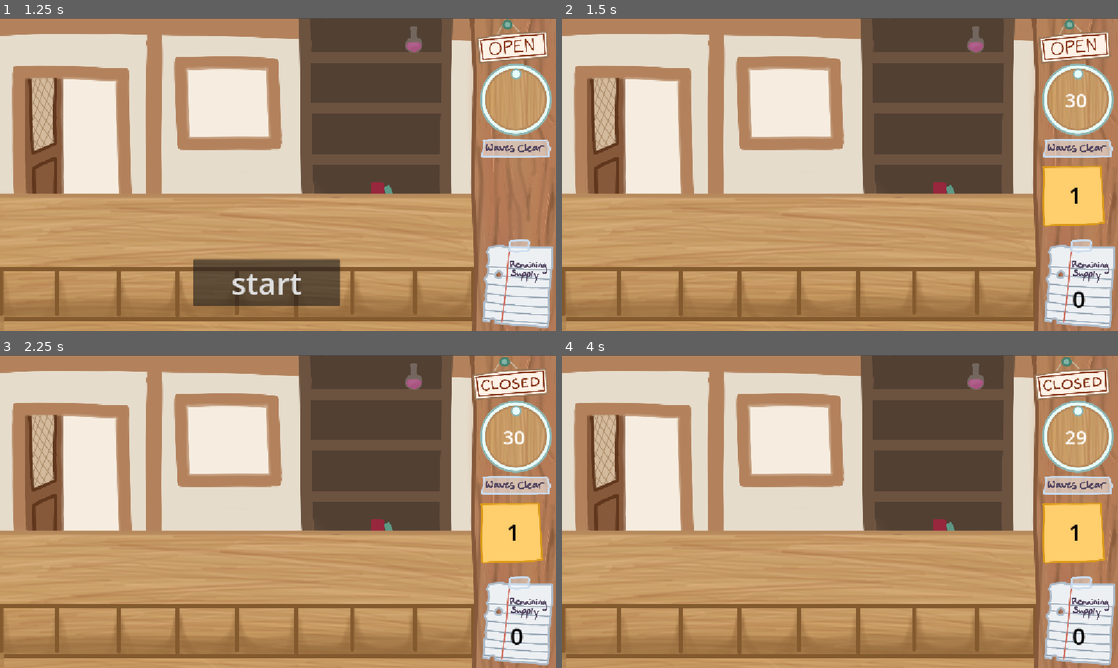
Above: before the commit, frames 1-4 (two rows, left to right).
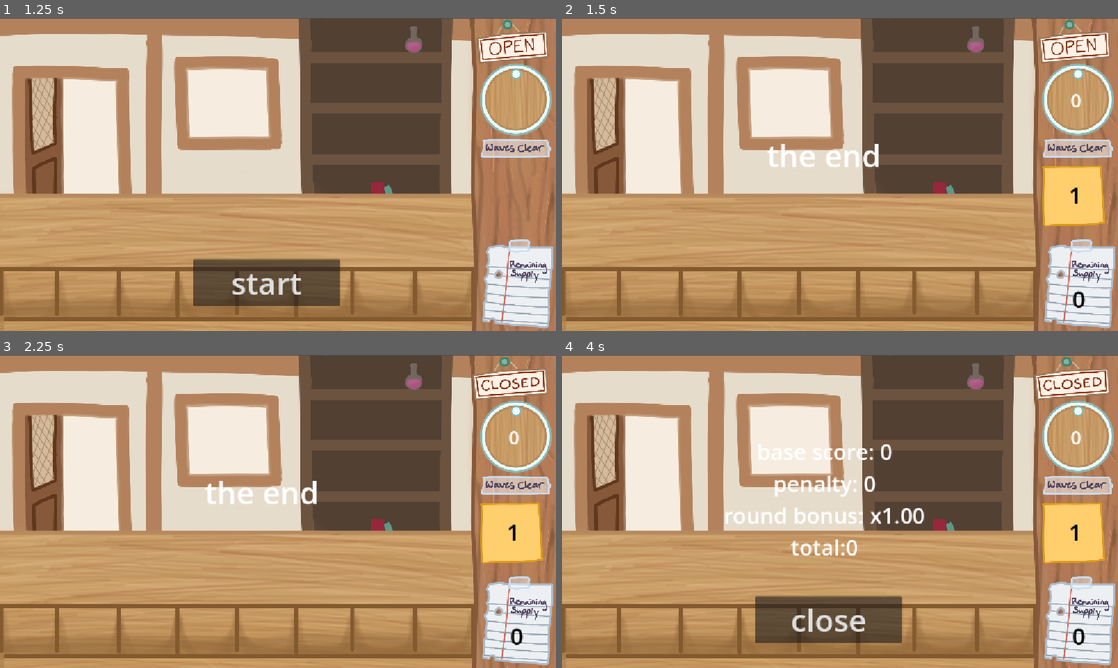
Above: after the commit, the same moments.

Repository: clairewsu/game
Game: Godot game, scene res://scripts/bigmain.tscn
Same seed, same stepped clock (60 frames per second), same inputs: the game is played once before the commit and once after it.
Inputs (mouse positions are in pixels of both pictures, inside the frame that each line leads up to):
- Up to frame 1 (1.25 s): click "open" at 0.5 s
- Up to frame 2 (1.5 s): click "start" at 1.25 s
- Up to frame 3 (2.25 s): click (505, 380) at 2 s
- Up to frame 4 (4 s): tap Enter (enter) at 2.75 s; move the mouse to (962, 495) at 2.77 s; hold Left (l) 2.78-3.5 s; click (962, 495) at 3.05 s; tap Space at 3.5 s; drag from (728, 527) to (812, 574) at 3.52 s

Frame 1 is identical in both runs. In frame 2, 0.6% of the frame differs, in the area x 36-95%, y 24-48%; in frame 3, 0.6%; in frame 4, 5.8%, in the area x 29-95%, y 24-92%.

Commit message:
multi request and other fixes

Diff:
--- a/scripts/guy.gd
+++ b/scripts/guy.gd
@@ -1,6 +1,7 @@
 extends Area2D
 class_name guy
 @export var color_id=0
+var colorlist=[]
 var slots=[Vector2(0,180),Vector2(-50,180),Vector2(50,180),Vector2(-25,200),Vector2(25,200)]
 var slot_occupied=[false,false,false,false,false]
 var textures=[]
@@ -28,16 +29,39 @@
 	$individual.texture=load("res://art/characters/"+tex)
 	add_to_group("guy")
 	idx=get_tree().get_node_count_in_group("guy")-1
-	color_id=randi()%4
-	if color_id==0:
-		$gold.show()
-	if color_id==1:
-		$green.show()
-	if color_id==2:
-		$blue.show()
-	if color_id==3:
-		$swirl.show()
-
+	var x=randf()
+	var reqnum=1
+	if x<=.05:
+		reqnum=3
+	elif x<=.15:
+		reqnum=2
+	var color:Sprite2D
+	var prev_listlength=0
+	for i in range(reqnum):
+		color_id=randi()%4
+		if color_id==0:
+			color=$gold
+		if color_id==1:
+			color=$green
+		if color_id==2:
+			color=$blue
+		if color_id==3:
+			color=$swirl
+		color.show()
+		if color_id not in colorlist:
+			colorlist.append(color_id)
+		if reqnum>1:
+			if colorlist.size()==1:
+				color.position=Vector2(-130,-108)
+				prev_listlength=1
+			if colorlist.size()==2 and not colorlist.size()==prev_listlength:
+				color.position=Vector2(70,-108)
+				prev_listlength=2
+			if colorlist.size()==3:
+				color.position=Vector2(-30,-258)
+				prev_listlength=3
+	if colorlist.size()==1:
+		color.position=Vector2(-30,-108)
 
 # Called every frame. 'delta' is the elapsed time since the previous frame.
 func _process(delta: float) -> void:
--- a/scripts/main.gd
+++ b/scripts/main.gd
@@ -34,6 +34,7 @@
 	penalty=0
 	if DeckManager.deck.size()==0:
 		end.emit()
+		dismiss_end.emit()
 		return
 	spawn_guy()
 	for i in range(4):
@@ -95,6 +96,7 @@
 	respawning_guys=true
 	if DeckManager.deck.size()==0:
 		end.emit()
+		dismiss_end.emit()
 		return
 	for i in range(10):
 		await get_tree().process_frame
--- a/scripts/object.gd
+++ b/scripts/object.gd
@@ -155,7 +155,7 @@
 	$objdesc.hide()
 	score.connect(guy._on_score)
 	score.emit(basevalue,false)
-	if guy.color_id==color_id:
+	if color_id in guy.colorlist:
 		score.emit(50,true)
 	if exists != null and slot != -1:
 		exists.slot_occupied[slot] = false
--- a/scripts/ui_or_smth.gd
+++ b/scripts/ui_or_smth.gd
@@ -51,8 +51,8 @@
 
 func _on_end():
 	await get_parent().dismiss_end
-	$deckcounter.hide()
-	$timerlabel.hide()
+	$Timer.paused=true
+	$timerlabel.text="0"
 	countdown=0
 	total=max(0,snapped(roundmult*(base-penalty),1))
 	$theend.show()
